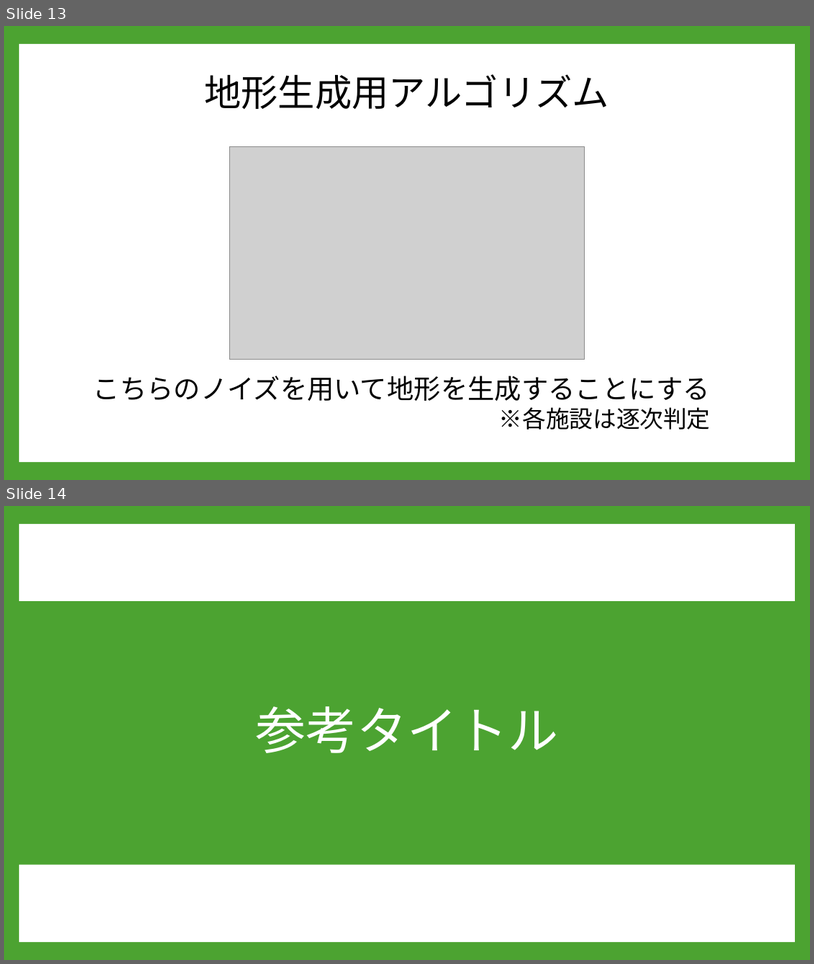
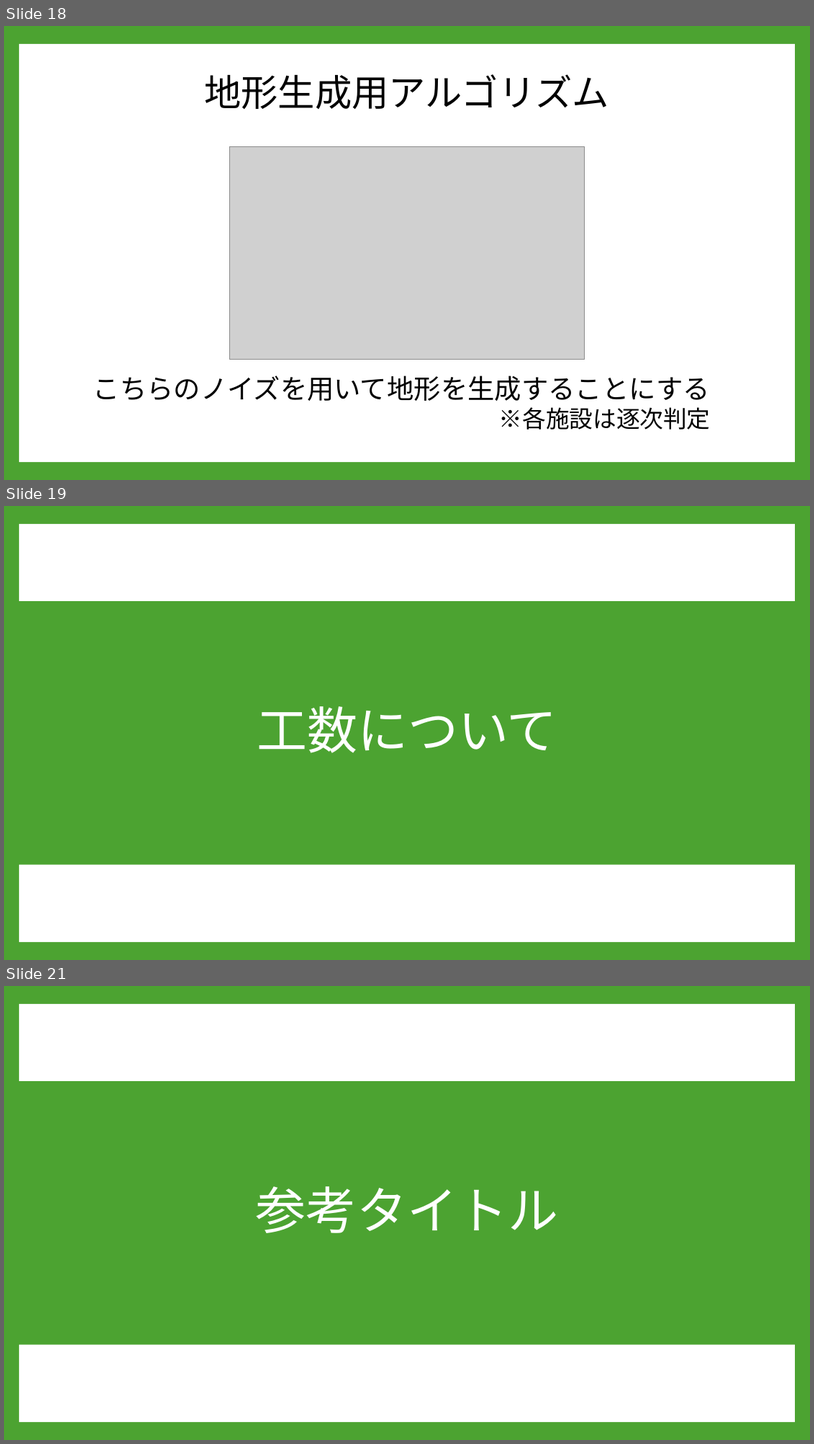
Before and after one commit to A23019/GC_A3_1, a slide deck: 企画/PowerPoint/企画案２.pptx. Shown one above the other, each under a label of ours: slides 13 and 14 before the commit, slides 18, 19 and 21 after it; the slides between them are not shown. The pictures are 814x964 and 814x1444 pixels, drawn with LibreOffice and Linux fonts; fonts in the diff are those of the drawing; grey boxes stand for pictures; background and template pictures are left out. Boxes give left, top, right and bottom in pixels: in the first picture for what was removed or moved away, otherwise in the second. Text is boxed around its words. In the diff, an @@ line names an element or a change of style, - is before the commit and + after.

```diff
--- a/企画/PowerPoint/企画案２.pptx
+++ b/企画/PowerPoint/企画案２.pptx
@@ slide 19 added at [4,506,810,960], background #4CA331; not listed: 2 template elements that a slide beside it also shows @@
@@ title added at [257,706,558,753], 60 pt, text #FFFFFF @@
+工数について
@@ what was slide 13 is now slide 18 @@
@@ what was slide 14 is now slide 21 @@
```
Also in this commit, not shown: 10 slides changed, 7 other slides added, 1 slide removed, 2 other files.
